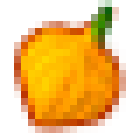
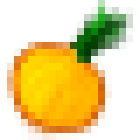
Before/after of a (140, 140) layered artwork. What changed in the layer stack:
"Слой 4": opacity 45% → 100%, painted on it over (70, 0, 133, 63)
"Слой 3": opacity 63% → 25%, painted on it over (14, 14, 112, 133)
painted on "Слой 2" over (14, 21, 112, 140)
painted on "Слой 1" over (21, 21, 133, 140)
painted on "Фигура 3" over (7, 0, 126, 133)
